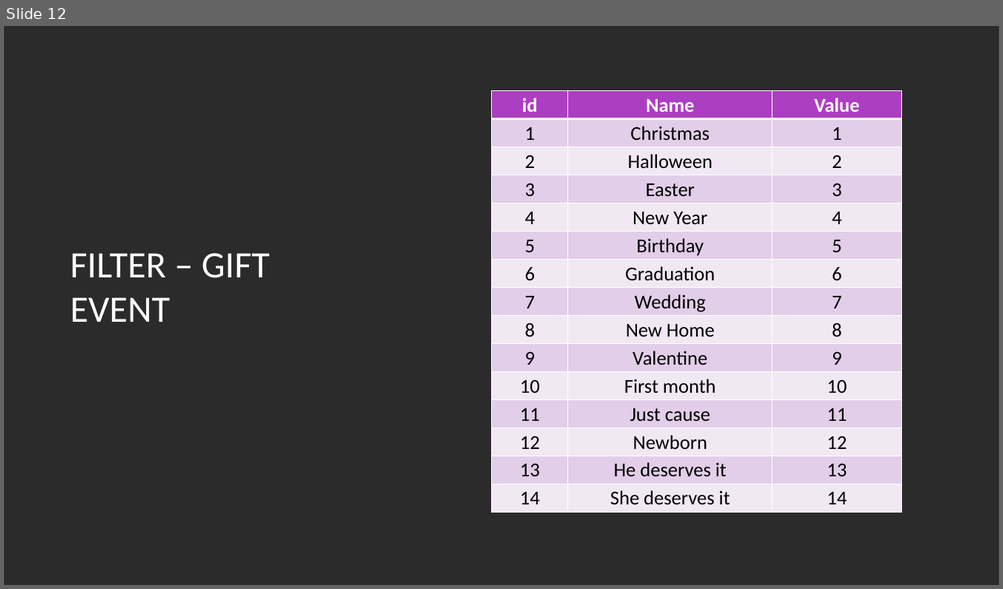
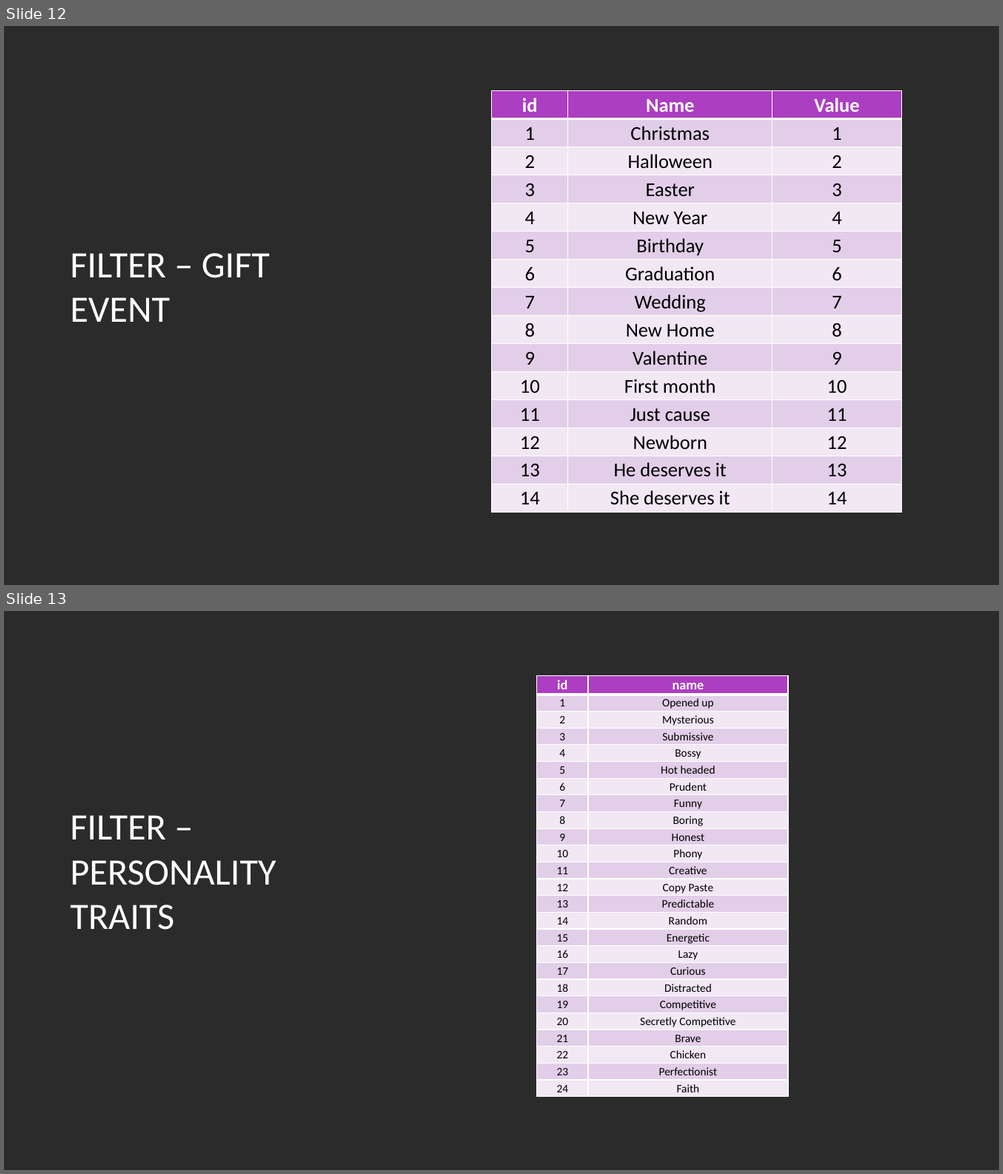
Before and after one commit to lmaia-22/gift_finder, a slide deck: DOCS/gift-finder.pptx. Shown one above the other, each under a label of ours: slide 12 before the commit, slides 12 and 13 after it. The pictures are 1003x589 and 1003x1174 pixels, drawn with LibreOffice and Linux fonts; fonts in the diff are those of the drawing; background and template pictures are left out; a plain dark background stands for a picture behind light text. Boxes give left, top, right and bottom in pixels: in the first picture for what was removed or moved away, otherwise in the second. Text is boxed around its words. In the diff, an @@ line names an element or a change of style, - is before the commit and + after.

```diff
--- a/DOCS/gift-finder.pptx
+++ b/DOCS/gift-finder.pptx
@@ slide 13 added at bbox=[4, 611, 999, 1170], background picture (left out) @@
@@ freeform shape added at bbox=[365, 611, 999, 1170], fill #FFFFFF @@
@@ table added at bbox=[537, 676, 788, 1098], 25 rows, 2 columns @@
+id | name
+1 | Opened up
+2 | Mysterious
+3 | Submissive
+4 | Bossy
+5 | Hot headed
+6 | Prudent
+7 | Funny
+8 | Boring
+9 | Honest
+10 | Phony
+11 | Creative
+12 | Copy Paste
+13 | Predictable
+14 | Random
+15 | Energetic
+16 | Lazy
+17 | Curious
+18 | Distracted
+19 | Competitive
+20 | Secretly Competitive
+21 | Brave
+22 | Chicken
+23 | Perfectionist
+24 | Faith
@@ title added at bbox=[70, 815, 276, 930], 36 pt, text #FFFFFF @@
+FILTER – PERSONALITY TRAITS
```
Also in this commit, not shown: 11 slides changed, 2 other slides added, 1 slide removed, 1 other file.
